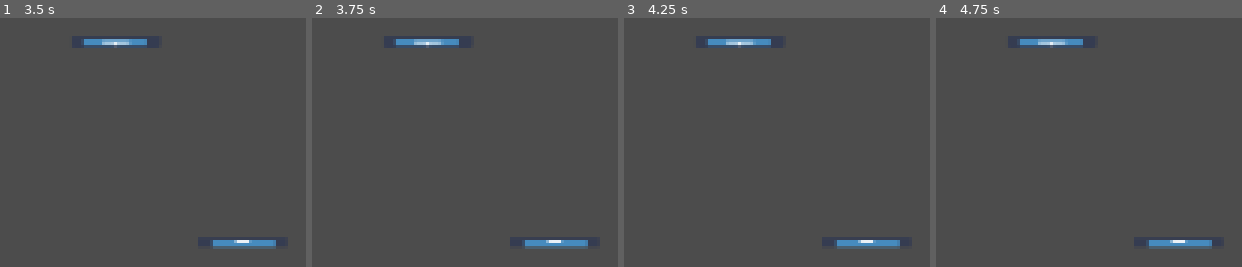
Above: before the commit, frames 1-4 (left to right).
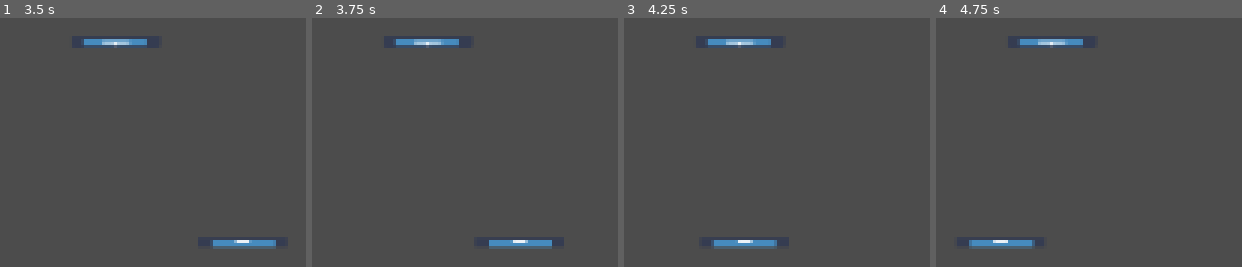
Above: after the commit, the same moments.

Repository: LDiazN/portal_breaker
Game: Godot game, scene res://Racket/test.tscn
The game is run twice, just before and just after one commit, with the same random seed, the same clock (stepped at 60 frames per second) and the same inputs. The project has no main scene, so this scene is started directly. The engine's default icon, where the game draws it, is replaced by a stand-in: a white triangle on a blue panel in a dark square.
Inputs (mouse positions are in pixels of both pictures, inside the frame that each line leads up to):
- Up to frame 1 (3.5 s): tap Enter (shoot_ball) at 0.5, 0.6, 1.35, 2, 2.1, 2.85 s; move the mouse to (outside the picture) at 0.52 s; hold D (b_racket_right) 0.53-1.28 s; tap Space at 1.25, 2.75 s; move the mouse to (outside the picture) at 1.27 s; hold Down (ui_down) 1.28-2.03 s; move the mouse to (outside the picture) at 2.02 s; hold D (b_racket_right) 2.03-2.78 s; move the mouse to (outside the picture) at 2.77 s; hold Up (ui_up) from 2.78 s (still down)
- Up to frame 2 (3.75 s): tap Enter (shoot_ball) at 3.5, 3.6 s; move the mouse to (outside the picture) at 3.52 s; release Up (ui_up) at 3.53 s; hold A (b_racket_left) from 3.53 s (still down)
- Up to frame 3 (4.25 s): keep holding A (b_racket_left)
- Up to frame 4 (4.75 s): keep holding A (b_racket_left); tap Space at 4.25 s; move the mouse to (outside the picture) at 4.27 s; tap Enter (shoot_ball) at 4.35 s

Frame 1 is identical in both runs. In frame 2, 0.9% of the frame differs, in the area x 57-91%, y 89-93%; in frame 3, 1.5%, in the area x 28-91%, y 89-93%; in frame 4, 1.5%.

Commit message:
Rackets behaviour finished

Diff:
--- a/portal_brick/Ball/BallMovement.gd
+++ b/portal_brick/Ball/BallMovement.gd
@@ -6,6 +6,8 @@
 
 signal ball_out;
 signal brick_found;
+# Emitted when the ball is shot
+signal ball_shot;
 
 func _ready():
 	isMoving = false;
@@ -24,6 +26,7 @@
 # Changes ball movement dir and shoots the ball
 func ShootMe(newDir : Vector2):
 	dir = newDir;
+	emit_signal("ball_shot")
 	EnableBall();
 
 # Destroy ball
@@ -36,11 +39,6 @@
 
 	var coll = move_and_collide(dir * speed * delta);
 
-	# Checks if the ball is in the play area
-	if (global_position.y < (PlayAreaManager.origin + Vector2.UP * (PlayAreaManager.height + 10)).y or
-		global_position.y > (PlayAreaManager.origin + Vector2.DOWN * (PlayAreaManager.height + 10)).y):
-		emit_signal("ball_out");
-
 	# Process the collisions;
 	if (coll != null):
 		var normal : Vector2 = coll.normal;
--- a/portal_brick/Ball/RespawnSystem.gd
+++ b/portal_brick/Ball/RespawnSystem.gd
@@ -5,36 +5,43 @@
 var topRacket = null;
 var bottomRacket = null;
 
+signal ball_out;
+
 # Called when the node enters the scene tree for the first time.
 func _ready():
 	var ki = get_parent();
 	topRacket = get_node(topRacketPath);
 	bottomRacket = get_node(bottomRacketPath);
 
-	ki.connect("ball_out", self, "RespawnBall");
+
+func _process(delta):
+	RespawnBall();
 
 # Respawns ball and sets its position
 func RespawnBall():
 	if (GameManager.lives <= 0):
 		return;
 	var ki = get_parent();
-	ki.DisableBall();
 
 	# Si se fue por arriba
 	if (global_position.y < (PlayAreaManager.origin + Vector2.UP * (PlayAreaManager.height + 10)).y):
 		print("por arriba");
+		ki.DisableBall();
 		if (topRacket != null):
 			ki.global_position = topRacket.global_position + Vector2.DOWN * 20;
 			print(topRacket.global_position)
 		else:
 			ki.global_position = PlayAreaManager.origin;
+		emit_signal("ball_out");
+		GameManager.loose_life();
 		topRacket.get_node("Shooting System").MoreShooty();
 	# Si se fue por abajo
 	elif (global_position.y > (PlayAreaManager.origin + Vector2.DOWN * (PlayAreaManager.height + 10)).y):
+		ki.DisableBall();
 		if (bottomRacket != null):
 			ki.global_position = bottomRacket.global_position + Vector2.UP * 20;
 		else:
 			ki.global_position = PlayAreaManager.origin;
+		emit_signal("ball_out");
+		GameManager.loose_life();
 		bottomRacket.get_node("Shooting System").MoreShooty();
-		print("por abajo");
-		print(bottomRacket.global_position)
--- a/portal_brick/Racket/Racket.gd
+++ b/portal_brick/Racket/Racket.gd
@@ -9,4 +9,3 @@
 		global_rotation_degrees = 180;
 	else:
 		position = PlayAreaManager.origin - Vector2.UP * PlayAreaManager.height;
-	print(global_position)
--- a/portal_brick/Racket/RacketMovement.gd
+++ b/portal_brick/Racket/RacketMovement.gd
@@ -30,7 +30,8 @@
 	ball = get_node(ballPath);
 
 	if (ball != null):
-		ball.connect("ball_out", self,"DisableRacket");
+		ball.get_node("RespawnSystem").connect("ball_out", self, "DisableRacket");
+		ball.connect("ball_shot", self, "EnableRacket");
 	GameManager.connect("game_started", self, "EnableRacket");
 	GameManager.connect("game_over", self, "DisableRacket");
 
--- a/portal_brick/Racket/Shooting System.gd
+++ b/portal_brick/Racket/Shooting System.gd
@@ -5,22 +5,19 @@
 export var isActive : bool = false;
 export var isShooting: bool = false;
 
-# Emitted when the ball is shot
-signal ball_shot;
-
 # Disables the shooting
 func NoMoreShooty():
 	isShooting = false;
 
 # Enables the shooting
 func MoreShooty():
-	isShooting = true;
+	if (GameManager.lives > 0):
+		isShooting = true;
 
 func _ready():
 	ball = get_node(ballPath);
 	if (ball == null):
 		print("No ball setted up :( BIG F");
-
 
 func _process(delta):
 	if (!isActive):
@@ -32,4 +29,3 @@
 		if (Input.is_action_just_pressed("shoot_ball")):
 			ball.ShootMe(-dir);
 			NoMoreShooty();
-			emit_signal("ball_shot")
--- a/portal_brick/Racket/test.tscn
+++ b/portal_brick/Racket/test.tscn
@@ -1,7 +1,10 @@
-[gd_scene load_steps=3 format=2]
+[gd_scene load_steps=4 format=2]
 
 [ext_resource path="res://Racket/Racket.tscn" type="PackedScene" id=1]
 [ext_resource path="res://Ball/Ball.tscn" type="PackedScene" id=2]
+
+[sub_resource type="RectangleShape2D" id=1]
+extents = Vector2( 50, 240 )
 
 [node name="Node2D" type="Node2D"]
 
@@ -12,6 +15,7 @@
 editor_draw_limits = true
 
 [node name="Racket" parent="." instance=ExtResource( 1 )]
+editor/display_folded = true
 position = Vector2( 190, 200 )
 _linkedToPath = NodePath("../Racket2")
 
@@ -20,14 +24,15 @@
 isShooting = false
 
 [node name="Movement System" parent="Racket" index="1"]
+ballPath = NodePath("../../Ball")
 _speed = 200.0
-ballPath = NodePath("../../Ball")
 
 [node name="TPArea" parent="Racket" index="3"]
 editor/display_folded = true
 position = Vector2( 0, 9.59462 )
 
 [node name="Racket2" parent="." instance=ExtResource( 1 )]
+editor/display_folded = true
 position = Vector2( 190, 10 )
 _linkedToPath = NodePath("../Racket")
 _isTopOne = true
@@ -37,17 +42,18 @@
 isShooting = false
 
 [node name="Movement System" parent="Racket2" index="1"]
+ballPath = NodePath("../../Ball")
 _speed = 200.0
-ballPath = NodePath("../../Ball")
 
 [node name="TPArea" parent="Racket2" index="3"]
 editor/display_folded = true
 position = Vector2( 0, 9.59462 )
 
 [node name="Ball" parent="." instance=ExtResource( 2 )]
+editor/display_folded = true
 modulate = Color( 0.290196, 1, 0, 1 )
 position = Vector2( 200, 180 )
-speed = 100.0
+speed = 200.0
 dir = Vector2( 1, -1 )
 isMoving = true
 
@@ -55,6 +61,18 @@
 topRacketPath = NodePath("../../Racket2")
 bottomRacketPath = NodePath("../../Racket")
 
+[node name="KinematicBody2D" type="KinematicBody2D" parent="."]
+position = Vector2( 330, 130 )
+
+[node name="CollisionShape2D" type="CollisionShape2D" parent="KinematicBody2D"]
+shape = SubResource( 1 )
+
+[node name="KinematicBody2D2" type="KinematicBody2D" parent="."]
+position = Vector2( -10, 140 )
+
+[node name="CollisionShape2D" type="CollisionShape2D" parent="KinematicBody2D2"]
+shape = SubResource( 1 )
+
 [editable path="Racket"]
 
 [editable path="Racket2"]
